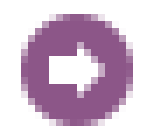
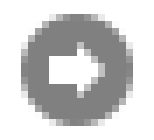
Comparing the layer stacks of the two 154px x 140px images. Changes:
painted on "Shape 1" over bbox(21, 14, 133, 126)
